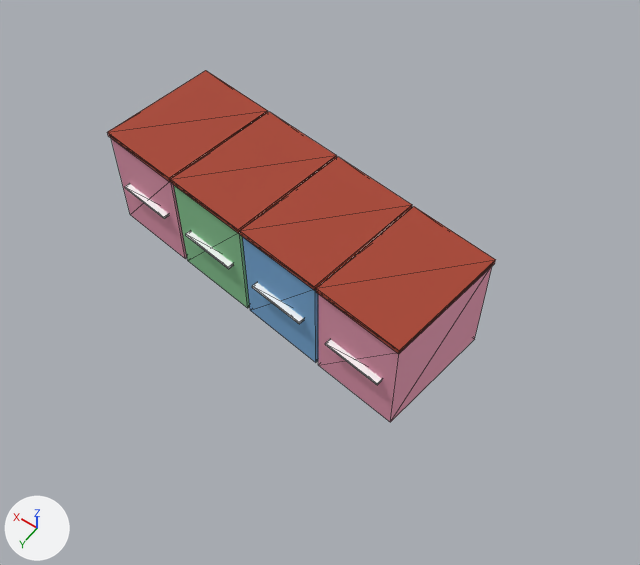
One commit to the glTF model game/models/hero/pb_townhouses.glb: the scene before it, then after it.
Both versions are drawn from a 50 mm lens placed at (-19.7, 24.9, 39.7), pointed at (-2.7, 1.1, 2.2). The axes (+X, +Y, +Z) are drawn at lower left. The lights are the same throughout. The picture after the commit comes second. Mesh edges are drawn as thin lines. Objects named as collision shapes, trigger or cutter boxes, shadow casters or lower levels of detail are left out. Where no turn or scale is listed for an object, it has been applied to the vertices. Vertices at exactly the same position are counted once.

In view in the first picture: 'pb_townhouses_lod0'.
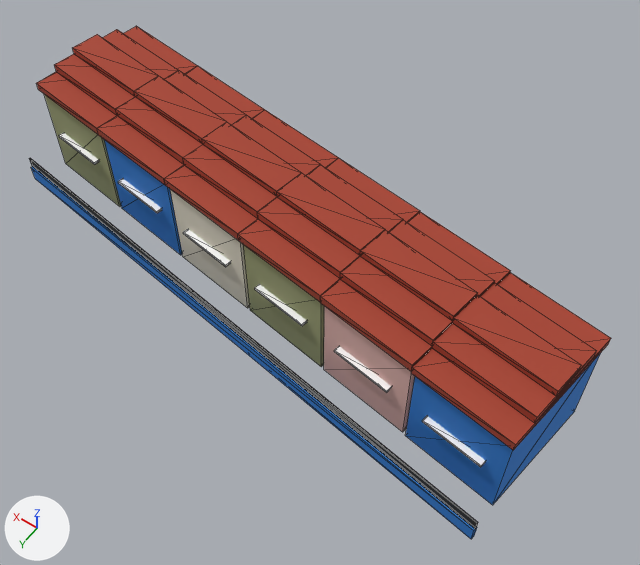
Patch to the scene script:
```diff
--- a/game/models/hero/pb_townhouses.glb.py
+++ b/game/models/hero/pb_townhouses.glb.py
@@ mat_blue @@
 mat_blue = principled_material('blue')
-mat_blue.base_color = (0.212, 0.468, 0.791)  # blue #7fb6e6
+mat_blue.base_color = (0.0284, 0.212, 0.672)  # blue #2f7fd6
 mat_blue.roughness = 0.85
@@ me_pb_townhouses_lod0 @@
 # used by ob_pb_townhouses_lod0; location = (0.0, 0.07, 3.33); scale = (10.7, 10.7, 10.7)
-me_pb_townhouses_lod0.from_pydata(...)  # 102 vertices, 151 faces; spans x -1.0..1.0, y -0.47..0.47, z -0.31..0.31
+me_pb_townhouses_lod0.from_pydata(...)  # 250 vertices, 391 faces; spans x -1.0..1.0, y -0.4..0.4, z -0.22..0.22
+# me_pb_townhouses_lod0 part 1: the loose piece of 8 vertices spanning x -0.52..0.04, y -0.34..0.39, z 0.29..0.31 is scaled about its middle by (0.677, 0.636, 1.04), then moved by (-0.57, 0.03, -0.16)
+# me_pb_townhouses_lod0 part 2: the loose piece of 8 vertices spanning x -1.0..-0.44, y -0.27..0.46, z 0.28..0.31 is scaled about its middle by (0.677, 0.636, 1.03), then moved by (0.23, -0.08, -0.15)
+# me_pb_townhouses_lod0 part 3: the loose piece of 8 vertices spanning x -0.04..0.52, y -0.4..0.33, z 0.29..0.31 is scaled about its middle by (0.677, 0.636, 1.03), then moved by (-0.41, 0.0, -0.15)
+# me_pb_townhouses_lod0 part 4: the loose piece of 8 vertices spanning x -0.03..0.51, y -0.39..0.32, z -0.31..0.29 is scaled about its middle by (0.666, 0.619, 0.58), then moved by (-1.05, 0.09, -0.03), in mat_blue (blue #2f7fd6)
+# me_pb_townhouses_lod0 part 5: the loose piece of 8 vertices spanning x 0.45..0.99, y -0.46..0.25, z -0.31..0.29 is scaled about its middle by (0.666, 0.619, 0.579), then moved by (-0.25, -0.02, -0.02), in mat_blue (blue #2f7fd6)
+# me_pb_townhouses_lod0 part 6: the loose piece of 8 vertices spanning x -0.84..-0.51, y 0.37..0.47, z -0.02..-0.01 is scaled about its middle by 0.618, then moved by (-0.11, -0.16, -0.02)
+# me_pb_townhouses_lod0 part 7: the loose piece of 8 vertices spanning x 0.6..0.92, y 0.17..0.27, z -0.02..-0.01 is scaled about its middle by 0.618, then moved by (-1.23, -0.01, -0.01)
+# me_pb_townhouses_lod0 part 8: the loose piece of 8 vertices spanning x -0.36..-0.03, y 0.3..0.4, z -0.02..-0.01 is scaled about its middle by (0.618, 0.619, 0.623), then moved by (0.05, -0.19, -0.01)
+# me_pb_townhouses_lod0 part 9: the loose piece of 8 vertices spanning x 0.12..0.44, y 0.24..0.34, z -0.02..-0.01 is scaled about its middle by (0.618, 0.618, 0.614), then moved by (-0.11, -0.16, -0.01)
+# me_pb_townhouses_lod0 part 10: the loose piece of 8 vertices spanning x 0.6..0.92, y 0.17..0.27, z -0.02..-0.01 is copied, and the copy is scaled about its middle by (0.618, 0.618, 0.609), then moved by (-0.27, -0.14, -0.01); it spans x 0.39..0.59, y 0.05..0.11, z -0.03..-0.02
+# me_pb_townhouses_lod0 part 11: the loose piece of 8 vertices spanning x 0.6..0.92, y 0.17..0.27, z -0.02..-0.01 is copied, and the copy is scaled about its middle by 0.618, then moved by (0.05, -0.19, -0.01); it spans x 0.71..0.91, y 0.01..0.07, z -0.03..-0.02
+# me_pb_townhouses_lod0 part 12: the loose piece of 8 vertices spanning x -0.99..-0.45, y -0.26..0.45, z -0.31..0.28 is scaled about its middle by (0.666, 0.619, 0.58), then moved by (0.23, -0.08, -0.02)
+# me_pb_townhouses_lod0 part 13: the loose piece of 8 vertices spanning x 0.44..1.0, y -0.47..0.26, z 0.29..0.31 is scaled about its middle by (0.653, 0.601, 12.4), then moved by (-0.89, 0.07, -0.34), in mat_green (yellow #a3a77a)
+# me_pb_townhouses_lod0 part 14: the loose piece of 8 vertices spanning x -0.51..0.03, y -0.33..0.38, z -0.31..0.29 is scaled about its middle by (0.666, 0.619, 0.579), then moved by (1.03, -0.19, -0.02), in mat_green (yellow #a3a77a)
+# me_pb_townhouses_lod0 part 15: the loose piece of 8 vertices spanning x -0.51..0.03, y -0.33..0.38, z -0.31..0.29 is copied, and the copy is scaled about its middle by (0.666, 0.619, 0.579), then moved by (0.39, -0.1, -0.02), in mat_cream (pale yellow #e9e2cf); it spans x -0.03..0.33, y -0.3..0.14, z -0.21..0.14
+# me_pb_townhouses_lod0 part 16: 124 vertices added at x -0.99..1.0, y -0.4..0.4, z -0.21..0.22
+# other edits to the shape of me_pb_townhouses_lod0 do not show in these pictures
 me_pb_townhouses_lod0.materials.append(mat_wall)
@@ me_pb_townhouses_lod0 @@
 me_pb_townhouses_lod0.materials.append(mat_green)
+me_pb_townhouses_lod0.materials.append(mat_rail)  # black #2a2a2a
+me_pb_townhouses_lod0.materials.append(mat_cream)  # pale yellow #e9e2cf
@@ ob_pb_townhouses_lod0 @@
 ob_pb_townhouses_lod0 = bpy.data.objects.new('pb_townhouses_lod0', me_pb_townhouses_lod0)
-ob_pb_townhouses_lod0.location = (0.0, 0.07, 3.33)
-ob_pb_townhouses_lod0.scale = (10.7, 10.7, 10.7)
+ob_pb_townhouses_lod0.location = (0.23, 0.97, 3.62)
+ob_pb_townhouses_lod0.scale = (17.4, 17.4, 17.4)
```

Changed parts and their boxes (x1, y1, x2, y2) in the pictures (640 x 565 px; the box of a moved part takes in the faces that stretch with it):
'pb_townhouses_lod0', recoloured, reshaped, moved, rescaled (50% wider, 46% taller)
    before: (108, 70, 496, 422)
    after: (29, 26, 611, 539)
part 1 of me_pb_townhouses_lod0, moved or reshaped
    before: (240, 157, 412, 291)
    after: (411, 272, 611, 450)
part 2 of me_pb_townhouses_lod0, moved or reshaped
    before: (316, 207, 496, 354)
    after: (320, 212, 511, 371)
part 3 of me_pb_townhouses_lod0, moved or reshaped
    before: (170, 112, 337, 234)
    after: (238, 158, 420, 302)
part 4 of me_pb_townhouses_lod0, moved or reshaped
    before: (174, 186, 250, 308)
    after: (405, 353, 601, 505)
part 5 of me_pb_townhouses_lod0, moved or reshaped
    before: (111, 138, 187, 259)
    after: (104, 140, 182, 255)
part 6 of me_pb_townhouses_lod0, moved or reshaped
    before: (325, 339, 382, 385)
    after: (422, 416, 486, 467)
part 7 of me_pb_townhouses_lod0, moved or reshaped
    before: (125, 183, 169, 219)
    after: (334, 346, 391, 393)
part 8 of me_pb_townhouses_lod0, moved or reshaped
    before: (252, 282, 304, 324)
    after: (255, 284, 307, 326)
part 9 of me_pb_townhouses_lod0, moved or reshaped
    before: (186, 231, 233, 269)
    after: (183, 229, 231, 267)
part 10 of me_pb_townhouses_lod0, added
    after: (118, 178, 162, 213)
part 11 of me_pb_townhouses_lod0, added
    after: (59, 133, 99, 165)
part 12 of me_pb_townhouses_lod0, moved or reshaped
    before: (318, 267, 492, 422)
    after: (324, 306, 415, 432)
part 13 of me_pb_townhouses_lod0, moved or reshaped
    before: (108, 70, 268, 182)
    after: (243, 245, 324, 367)
part 14 of me_pb_townhouses_lod0, moved or reshaped
    before: (242, 237, 318, 362)
    after: (44, 94, 121, 206)
part 15 of me_pb_townhouses_lod0, added (pale yellow)
    after: (170, 189, 250, 308)
part 16 of me_pb_townhouses_lod0, added
    after: (29, 26, 597, 539)
